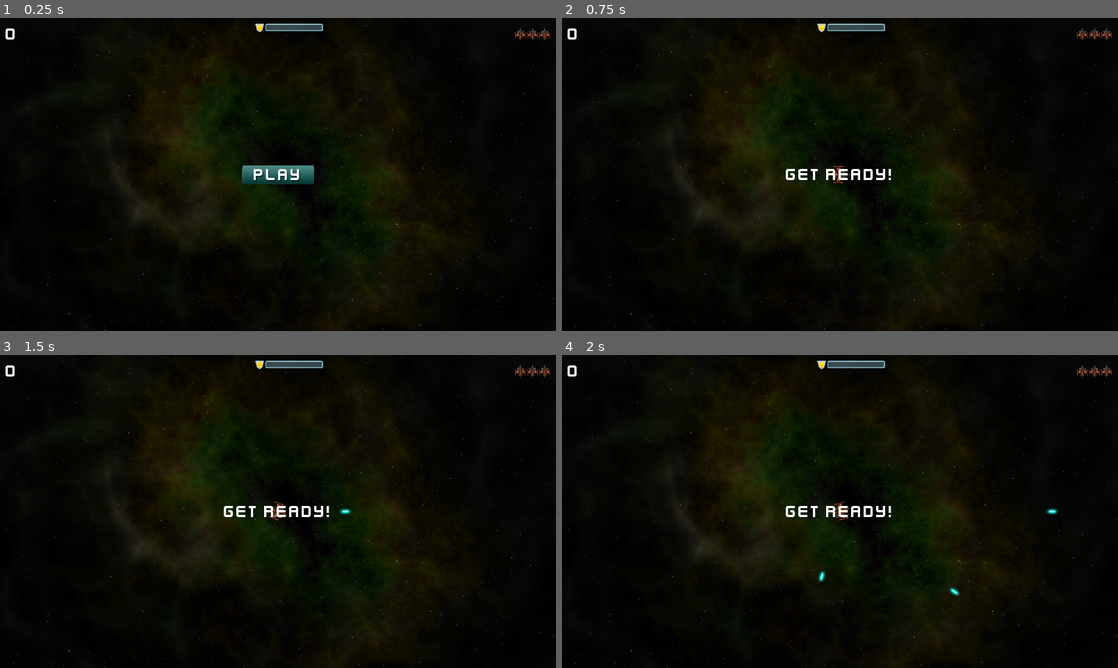
Above: before the commit, frames 1-4 (two rows, left to right).
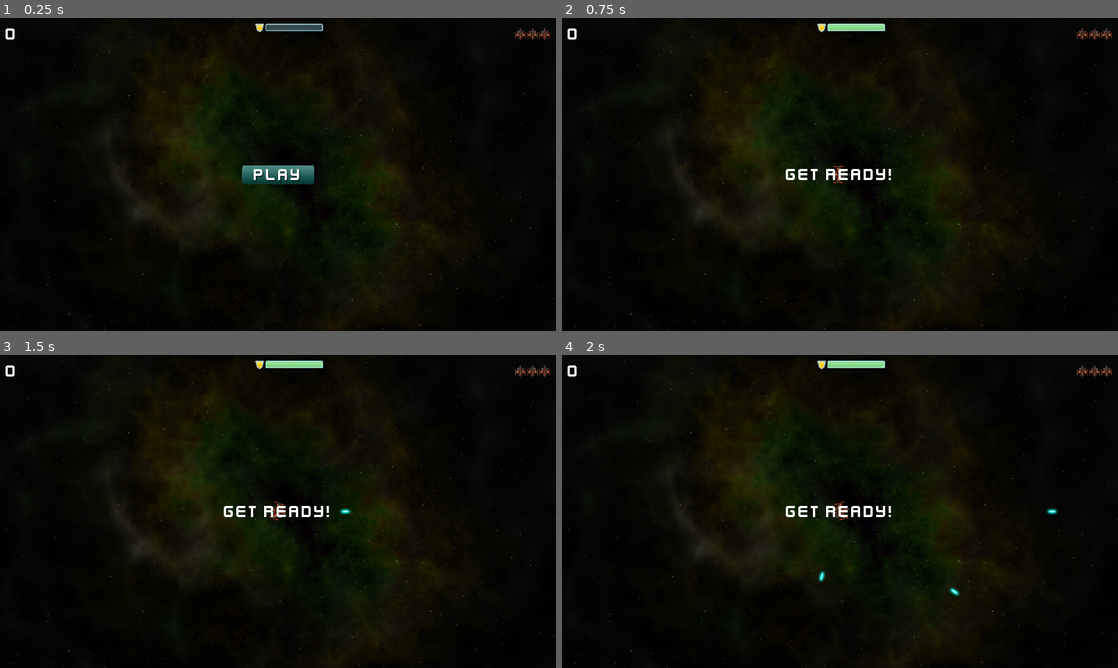
Above: after the commit, the same moments.

Repository: arch13b4ld/godot-game-engine-projects
Game: Godot game, scene res://data/Main.tscn
Same seed, same stepped clock (60 frames per second), same inputs: the game is played once before the commit and once after it.
Inputs (mouse positions are in pixels of both pictures, inside the frame that each line leads up to):
- Up to frame 1 (0.25 s): no input
- Up to frame 2 (0.75 s): click (840, 174) at 0.5 s
- Up to frame 3 (1.5 s): tap Enter at 1.25 s; hold Right (rotate_right) from 1.28 s (still down); hold Space (shoot) from 1.28 s (still down)
- Up to frame 4 (2 s): keep holding Right (rotate_right); keep holding Space (shoot)

Frame 1 is identical in both runs. In frame 2, 0.3% of the frame differs, in the area x 47-59%, y 1-5%; in frame 3, 0.3%; in frame 4, 0.3%.

Commit message:
Update shield rate calculation and Player explosion animation

Diff:
--- a/04-space-rocks/data/bullet/EnemyBullet.gd
+++ b/04-space-rocks/data/bullet/EnemyBullet.gd
@@ -14,6 +14,7 @@
 
 func _on_EnemyBullet_body_entered(body):
 	if body.name == 'Player':
+		body.explode(Vector2(0.5, 0.5))
 		body.shield -= 15
 	queue_free()
 
--- a/04-space-rocks/data/enemies/Enemie.gd
+++ b/04-space-rocks/data/enemies/Enemie.gd
@@ -27,7 +27,6 @@
 	$Sprite.hide()
 	$Explosion.show()
 	$Explosion/AnimationPlayer.play("explosion")
-#	$AExplosion.play()
 
 func shoot_pulse(n, delay):
 	for _i in range(n):
@@ -42,6 +41,7 @@
 
 func _on_Enemie_body_entered(body):
 	if body.name == 'Player':
+		body.explode(Vector2(0.5, 0.5))
 		body.shield -= 50
 	explode()
 
--- a/04-space-rocks/data/enemies/Enemie.tscn
+++ b/04-space-rocks/data/enemies/Enemie.tscn
@@ -89,6 +89,7 @@
 anims/spin = SubResource( 3 )
 
 [node name="Explosion" parent="." instance=ExtResource( 3 )]
+frame = 1
 
 [node name="TimerGun" type="Timer" parent="."]
 wait_time = 1.5
--- a/04-space-rocks/data/player/Player.gd
+++ b/04-space-rocks/data/player/Player.gd
@@ -39,15 +39,27 @@
 		value = max_shield
 
 	shield = value
-	emit_signal("shield_changed", shield / max_shield)
+	emit_signal("shield_changed", shield * 100 / max_shield)
 
 	if shield <= 0:
 		self.lives -= 1
+
+		if lives <= 0:
+			set_state(State.DEAD)
+			explode(Vector2(1.5, 1.5))
+		else:
+			set_state(State.INVULNERABLE)
+			explode(Vector2(1, 1))
 
 func set_lives(value):
 	lives = value
 	self.shield = max_shield
 	emit_signal("lives_changed", lives)
+
+func explode(value):
+		$Explosion.scale = value
+		$Explosion.show()
+		$Explosion/AnimationPlayer.play("explosion")
 
 func shoot():
 	if state == State.INVULNERABLE:
@@ -104,14 +116,8 @@
 func _on_Player_body_entered(body):
 	if body.is_in_group('rocks'):
 		body.explode()
-		$Explosion.show()
-		$Explosion/AnimationPlayer.play("explosion")
+		explode(Vector2(0.5, 0.5))
 		self.shield -= body.size * 25
-
-	if lives <= 0:
-			set_state(State.DEAD)
-	else:
-			set_state(State.INVULNERABLE)
 
 func _on_AnimationPlayer_animation_finished(_anim_name):
 	$Explosion.hide()
--- a/04-space-rocks/data/ui/HUD.gd
+++ b/04-space-rocks/data/ui/HUD.gd
@@ -3,7 +3,7 @@
 signal start_game
 
 var lives_counter = []
-var ShieldBar
+onready var ShieldBar = $MarginContainer/HBoxContainer/ProgressShield
 var red_bar = preload("res://assets/barHorizontal_red_mid 200.png")
 var green_bar = preload("res://assets/barHorizontal_green_mid 200.png")
 var yellow_bar = preload("res://assets/barHorizontal_yellow_mid 200.png")
@@ -47,4 +47,3 @@
 		$MarginContainer/HBoxContainer/LivesCounter/Life2,
 		$MarginContainer/HBoxContainer/LivesCounter/Life3,
 	]
-	ShieldBar = $MarginContainer/HBoxContainer/ProgressShield
